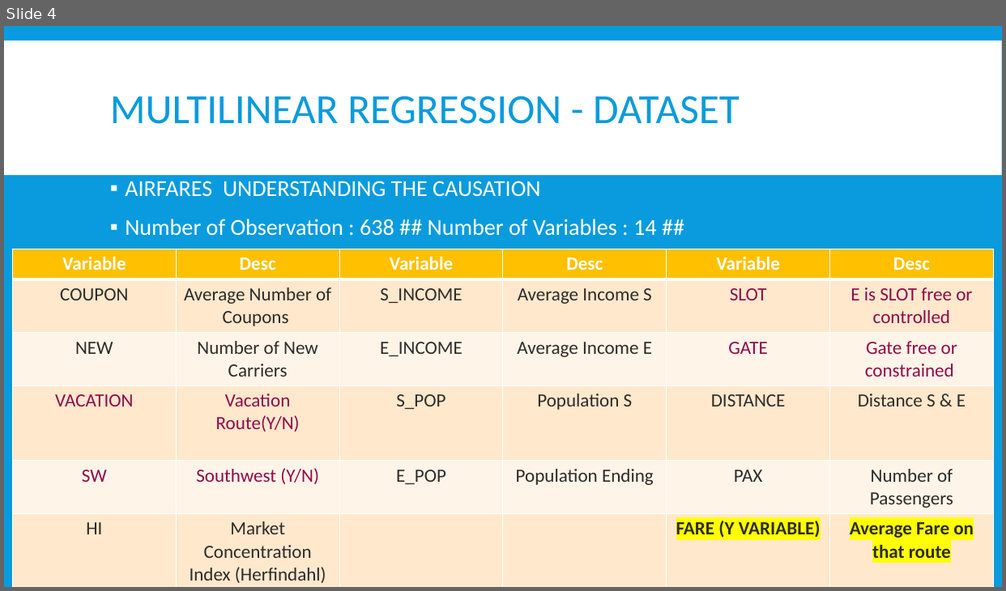
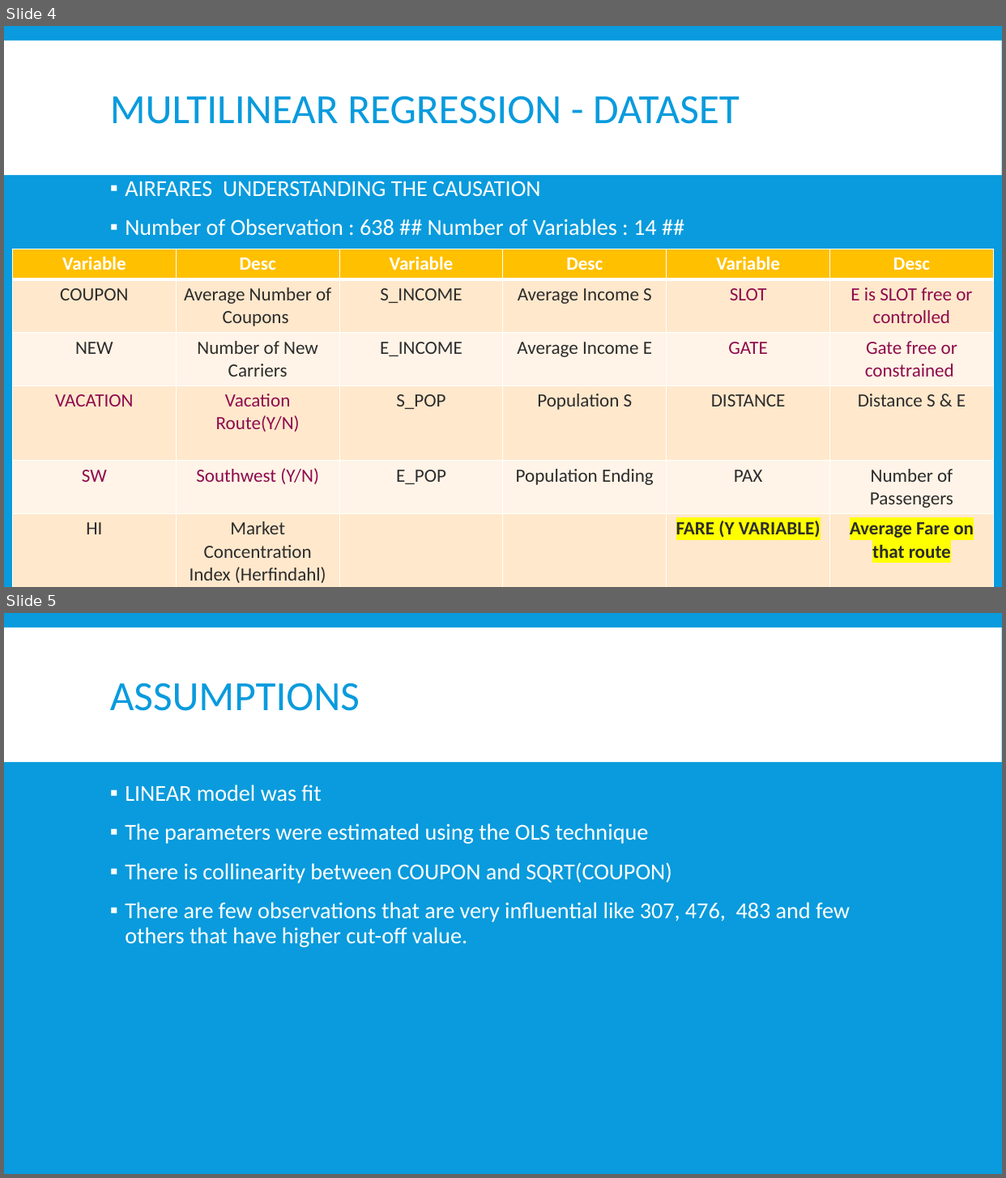
Before and after one commit to asuryam/ISB-Tutorials, a slide deck: ISB_SA2_Tutorials.pptx. Shown one above the other, each under a label of ours: slide 4 before the commit, slides 4 and 5 after it. The pictures are 1006x591 and 1006x1178 pixels, drawn with LibreOffice and Linux fonts; fonts in the diff are those of the drawing. Boxes give left, top, right and bottom in pixels: in the first picture for what was removed or moved away, otherwise in the second. Text is boxed around its words. In the diff, an @@ line names an element or a change of style, - is before the commit and + after.

```diff
--- a/ISB_SA2_Tutorials.pptx
+++ b/ISB_SA2_Tutorials.pptx
@@ slide 5 added at bbox=[4, 613, 1002, 1174], background #099BDD; not listed: 1 template element that a slide beside it also shows @@
@@ title added at bbox=[110, 683, 360, 711], 40 pt, text #099BDD @@
+ASSUMPTIONS
@@ text added at bbox=[125, 785, 850, 948], 22 pt, text #FFFFFF @@
+▪ LINEAR model was fit
+▪ The parameters were estimated using the OLS technique
+▪ There is collinearity between COUPON and SQRT(COUPON)
+▪ There are few observations that are very influential like 307, 476, 483 and few others that have higher cut-off value.
```
Also in this commit, not shown: 2 other slides added, 1 other file.
